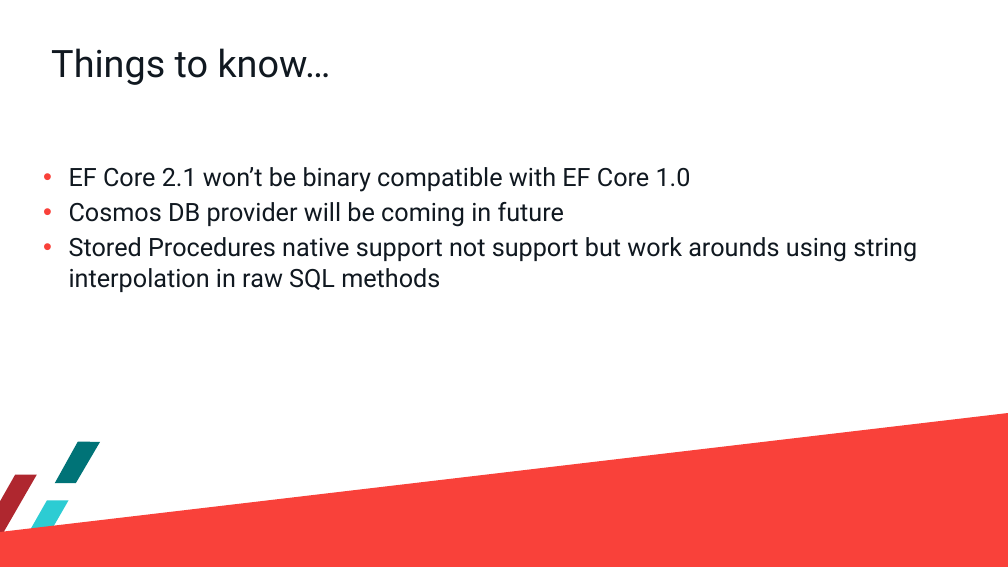
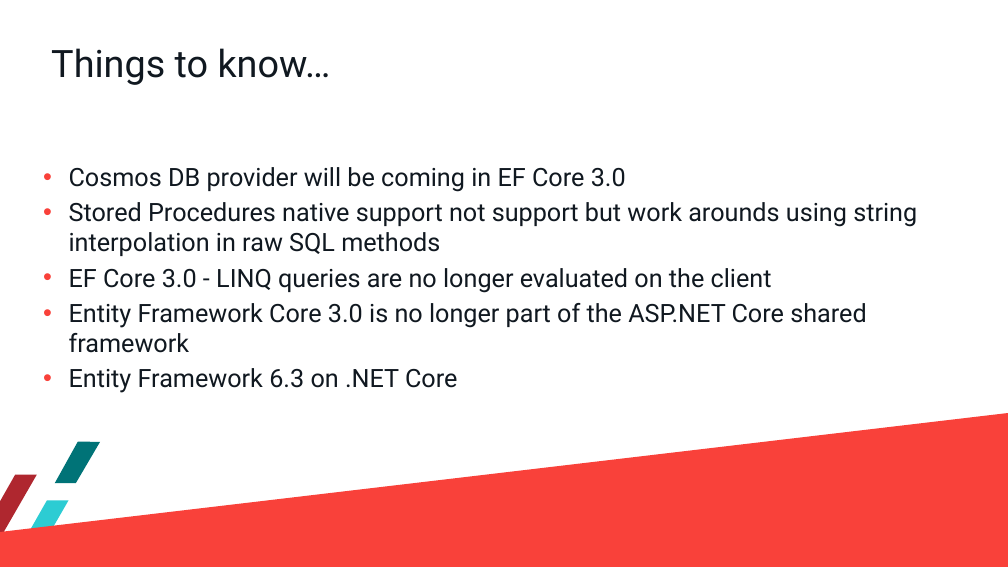
Before and after one commit to cwoodruff/EFCore21Demos, a slide deck: slide 54 of What’s new in Entity Framework Core 2.2.pptx (slide 52 before the commit). Drawn at 1008x567 pixels with LibreOffice and Linux fonts; fonts in the diff are those of the drawing; background and template pictures are left out. Boxes give left, top, right and bottom in pixels: in the first picture for what was removed or moved away, otherwise in the second. Text is boxed around its words. In the diff, an @@ line names an element or a change of style, - is before the commit and + after.

```diff
--- a/What’s new in Entity Framework Core 2.2.pptx
+++ b/What’s new in Entity Framework Core 2.2.pptx
@@ text at (69,167,626,192): text changed @@
-• EF Core 2.1 won’t be binary compatible with EF Core 1.0
-• Cosmos DB provider will be coming in future
+• Cosmos DB provider will be coming in EF Core 3.0
@@ text at (69,268,866,393): paragraphs added @@
+• EF Core 3.0 - LINQ queries are no longer evaluated on the client
+• Entity Framework Core 3.0 is no longer part of the ASP.NET Core shared framework
+• Entity Framework 6.3 on .NET Core
```
Also in this commit, not shown: 14 other slides changed, 2 slides added.
